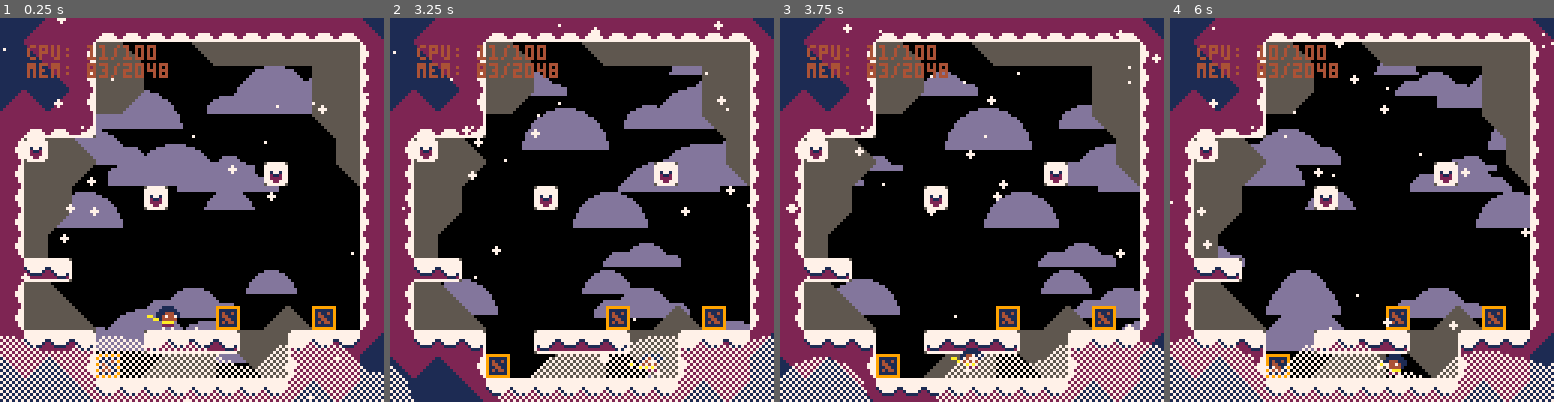
Above: before the commit, frames 1-4 (left to right).
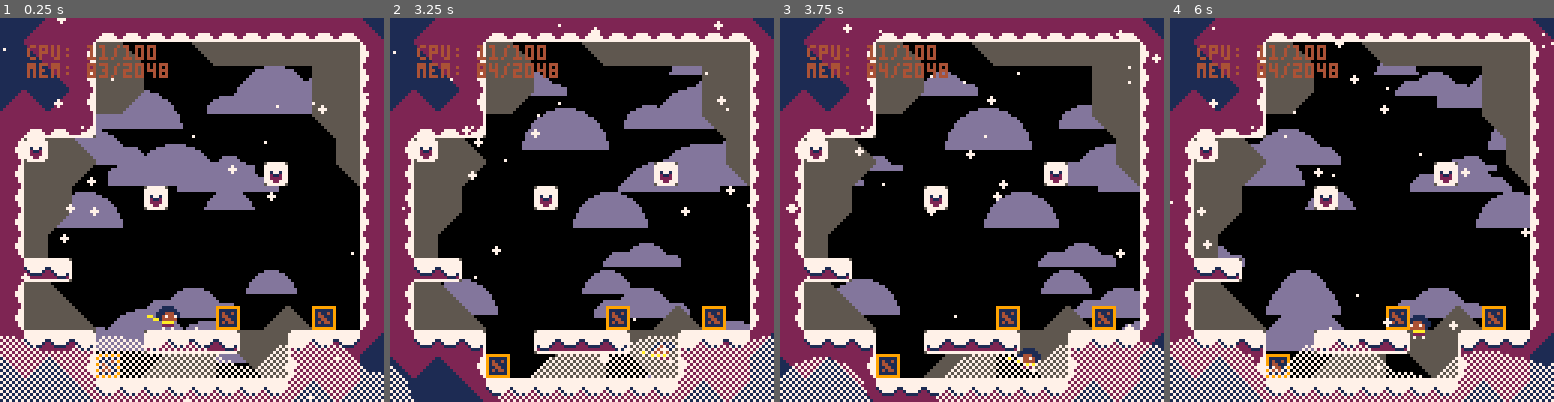
Above: after the commit, the same moments.

Repository: ExOK/Celeste2
Game: PICO-8 cartridge celeste2.p8
Two runs of this game, one before a commit and one after it. Both use one fixed random seed, a clock stepped at 60 frames per second and the inputs below.
Inputs:
- Up to frame 1 (0.25 s): no input
- Up to frame 2 (3.25 s): tap X (X key) at 0.33, 1.07, 1.85, 2.97 s; tap O (Z key) at 0.7, 1.7, 2.1, 2.5, 2.9 s; hold Right 1.6-2.1 s; hold Up 2.15-2.42 s; hold Right 2.47-3.03 s; hold Left from 3.08 s (still down)
- Up to frame 3 (3.75 s): tap O (Z key) at 3.3, 3.7 s; release Left at 3.58 s; hold Down from 3.63 s (still down)
- Up to frame 4 (6 s): release Down at 3.97 s; hold Right 4.02-4.68 s; tap X (X key) at 4.08, 5.2 s; tap O (Z key) every 0.4 s from 4.1 to 5.7 s; hold Up 4.73-5.03 s; hold Left 5.08-5.68 s; hold Down from 5.73 s (still down)

Frame 1 is identical in both runs. In frame 2, 0.3% of the frame differs, in the area x 25-75%, y 11-93%; in frame 3, 0.4%; in frame 4, 0.6%, in the area x 25-68%, y 7-94%.

Commit message:
More grapple stuff

Diff:
--- a/celeste2.p8
+++ b/celeste2.p8
@@ -20,6 +20,10 @@
 	room_load(0)
 end
 -->8
+
+freeze_time = 0
+game_time = 0
+
 input_x = 0
 input_y = 0
 input_x_turned = false
@@ -109,9 +113,16 @@
 	end
 	input_grapple = grapple
 
-	--objects
-	for i = 1, #objects do
-		objects[i]:update()
+	--freeze
+	if (freeze_time > 0) then
+		freeze_time -= 1
+	else
+		game_time += 1
+
+		--objects
+		for i = 1, #objects do
+			objects[i]:update()
+		end
 	end
 end
 -->8
@@ -235,7 +246,7 @@
 	pset(x1, y, col)
 
 	local x_sign = sgn(x1 - x0)
-	local x_max = abs(x1 - x0) - 2
+	local x_max = abs(x1 - x0) - 1
 	local last_y = y
 	local this_y = 0
 	local ax = 0
@@ -253,7 +264,7 @@
 		end
 
 		ax = x0 + i * x_sign
-		ay = y + sin(time() * time_freq + i * x_freq) * amplitude * fade
+		ay = y + sin(game_time * time_freq + i * x_freq) * amplitude * fade
 		pset(ax, ay, col)
 
 		this_y = ay
@@ -270,7 +281,7 @@
 	pset(x, y1, col)
 
 	local y_sign = sgn(y1 - y0)
-	local y_max = abs(y1 - y0) - 2
+	local y_max = abs(y1 - y0) - 1
 	local last_x = x
 	local this_x = 0
 	local ax = 0
@@ -288,7 +299,7 @@
 		end
 
 		ay = y0 + i * y_sign
-		ax = x + sin(time() * time_freq + i * y_freq) * amplitude * fade
+		ax = x + sin(game_time * time_freq + i * y_freq) * amplitude * fade
 		pset(ax, ay, col)
 
 		this_x = ax
--- a/player.lua
+++ b/player.lua
@@ -68,6 +68,12 @@
 	return false
 end
 
+player.grapple_attach = function(self)
+	self.state = 2
+	self.grapple_wave = 1.5
+	freeze_time = 2
+end
+
 player.draw_grapple = function(self)
 
 	if (self.grapple_wave == 0) then
@@ -75,10 +81,10 @@
 	else
 		if (self.grapple_dir_x != 0) then
 			--horizontal
-			draw_sine_h(self.x, self.grapple_x, self.y - 3, 7, 3 * self.grapple_wave, 20, 0.08, 6)
+			draw_sine_h(self.x, self.grapple_x, self.y - 3, 7, 3 * self.grapple_wave, 0.666, 0.08, 6)
 		else
 			--vertical
-			draw_sine_v(self.y - 3, self.grapple_y, self.x, 7, 3 * self.grapple_wave, 20, 0.08, 6)
+			draw_sine_v(self.y - 3, self.grapple_y, self.x, 7, 3 * self.grapple_wave, 0.666, 0.08, 6)
 		end
 	end
 
@@ -154,8 +160,7 @@
 			local sign = sgn(self.grapple_dir_x)
 			for i = 1, 12 do
 				if (self:grapple_check(self.grapple_x + sign, self.grapple_y)) then
-					self.state = 2
-					self.grapple_wave = 1.5
+					self:grapple_attach()
 				else
 					self.grapple_x += sign
 				end
@@ -164,8 +169,7 @@
 			local sign = sgn(self.grapple_dir_y)
 			for i = 1, 12 do
 				if (self:grapple_check(self.grapple_x, self.grapple_y + sign)) then
-					self.state = 2
-					self.grapple_wave = 1.5
+					self:grapple_attach()
 				else
 					self.grapple_y += sign
 				end
@@ -184,7 +188,7 @@
 		-- grapple attached state
 
 		-- grapple wave
-		self.grapple_wave = approach(self.grapple_wave, 0, 0.3)
+		self.grapple_wave = approach(self.grapple_wave, 0, 0.6)
 
 		-- release
 		if (not input_grapple) then
